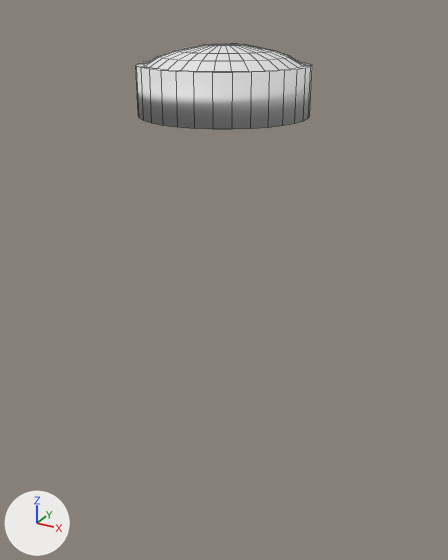
Renders of the Blender file Models/Buttons/Button_Keith.blend from each side of a commit.
The view is the same before and after, from a 50 mm camera at (0.647, -1.165, 0.157) aimed at (-0.002, 0.013, -0.432). The axes (+X, +Y, +Z) are drawn at lower left. The lights are the same throughout. Mesh edges are drawn as thin lines. Materials are left out; every surface is plain grey.

The scene before the commit, as lines of its bpy script (objects in view):
```python
me_cylinder = bpy.data.meshes.new('Cylinder')
me_cylinder.from_pydata(...)  # 129 vertices, 128 faces; spans x -0.91..0.91, y -0.91..0.91, z 1.0..1.75
me_cylinder.polygons.foreach_set('use_smooth', [True] * 128)
me_cylinder.materials.append(mat_quit_button_keith_tga)
me_cylinder_001 = bpy.data.meshes.new('Cylinder.001')
me_cylinder_001.from_pydata(...)  # 96 vertices, 65 faces; spans x -1.0..1.0, y -1.0..1.0, z -1.0..1.0
me_cylinder_001.polygons.foreach_set('use_smooth', [True] * 65)
me_cylinder_001.materials.append(mat_quit_button_base_keith_tga)
ob_cylinder = bpy.data.objects.new('Cylinder', me_cylinder)
ob_cylinder.location = (0.003, 0.004, 0.002)
ob_cylinder.scale = (0.178, 0.178, 0.0495)
ob_cylinder_001 = bpy.data.objects.new('Cylinder.001', me_cylinder_001)
ob_cylinder_001.location = (0.003, 0.004, 0.002)
ob_cylinder_001.scale = (0.178, 0.178, 0.0495)
```
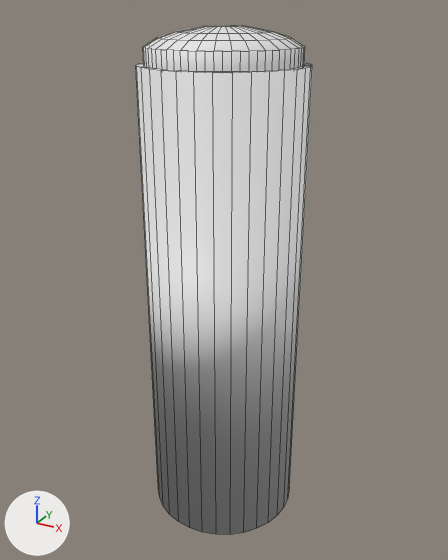
Commit message: Added long button

Patch to the scene script:
```diff
--- a/Models/Buttons/Button_Keith.blend.py
+++ b/Models/Buttons/Button_Keith.blend.py
@@ me_cylinder_001 @@
 me_cylinder_001.from_pydata(...)  # 96 vertices, 65 faces; spans x -1.0..1.0, y -1.0..1.0, z -1.0..1.0
 # used by ob_cylinder_001; location = (0.003, 0.004, 0.002); scale = (0.178, 0.178, 0.0495)
+# me_cylinder_001 part 1: the whole mesh is multiplied about its middle by the matrix ((1.0, 0.0, 0.0), (0.0, 1.0, 0.0), (0.0, 0.0, 10.987)), then moved by (0.0, 0.0, -9.99)
@@ me_cylinder @@
 # used by ob_cylinder; location = (0.003, 0.004, 0.002); scale = (0.178, 0.178, 0.0495)
-me_cylinder.from_pydata(...)  # 129 vertices, 128 faces; spans x -0.91..0.91, y -0.91..0.91, z 1.0..1.75
+me_cylinder.from_pydata(...)  # 225 vertices, 194 faces; spans x -0.91..0.91, y -0.91..0.91, z -2.54..-0.3
+# me_cylinder part 2: 225 vertices added at x -0.91..0.91, y -0.91..0.91, z -2.54..-0.3
+# me_cylinder part 3: 129 vertices removed from x -0.91..0.91, y -0.91..0.91, z 1.0..1.75
@@ ob_cylinder @@
 ob_cylinder = bpy.data.objects.new('Cylinder', me_cylinder)
-ob_cylinder.location = (0.003, 0.004, 0.002)
+ob_cylinder.location = (0.003, 0.004, 0.138)
 ob_cylinder.scale = (0.178, 0.178, 0.0495)
```

Changed parts and their boxes [x1, y1, x2, y2] in the pictures (448 x 560 px; the box of a moved part takes in the faces that stretch with it):
'Cylinder.001', reshaped (597% taller): before [136, 62, 312, 129]; after [136, 62, 312, 535]
'Cylinder', reshaped, moved: before [144, 44, 304, 72]; after [143, 26, 305, 72]
part 1 of me_cylinder_001, moved or reshaped: before [136, 66, 312, 129]; after [136, 66, 312, 535]
part 2 of me_cylinder, added: after [143, 26, 305, 72]
part 3 of me_cylinder, deleted: before [144, 44, 304, 72]
